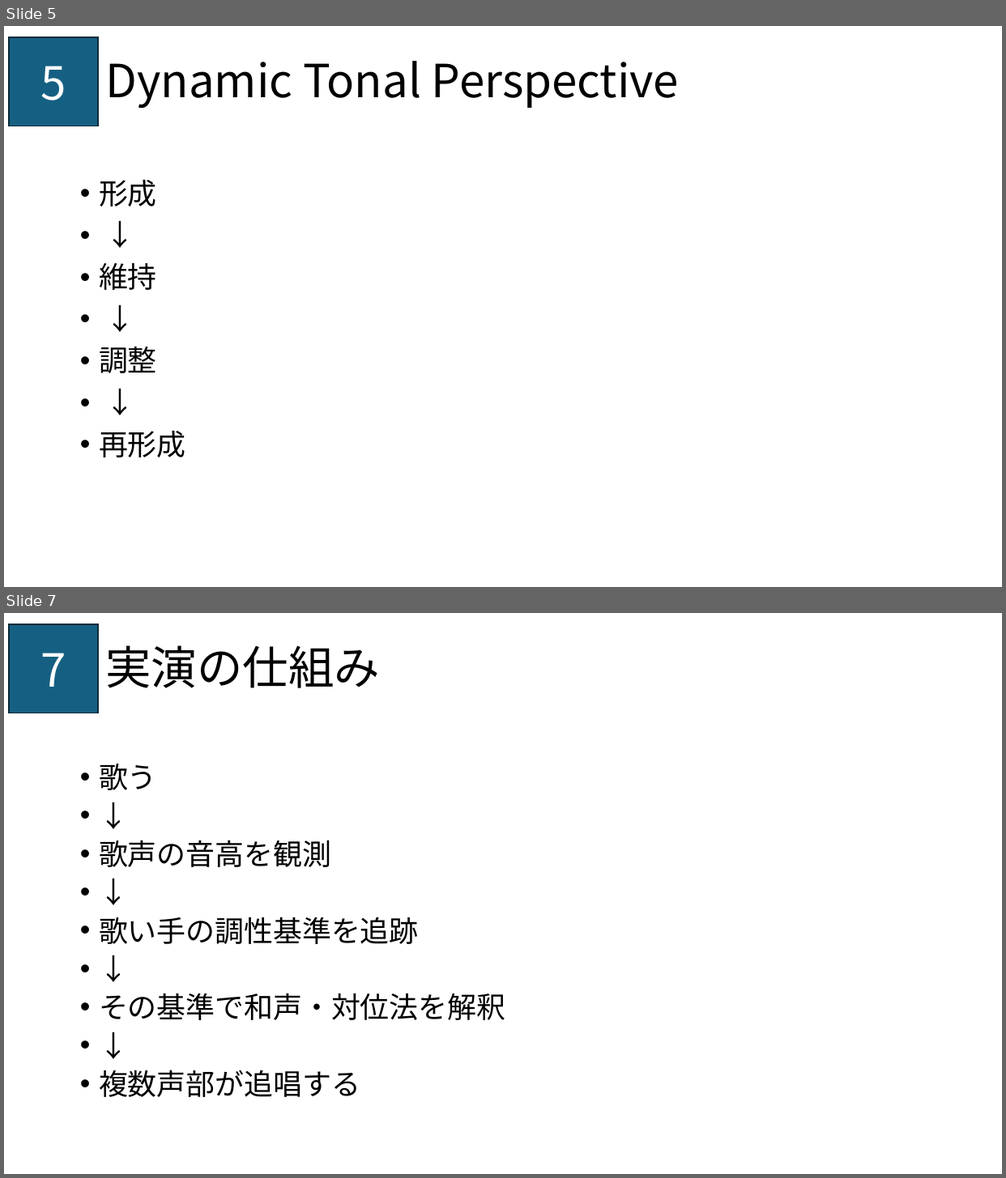
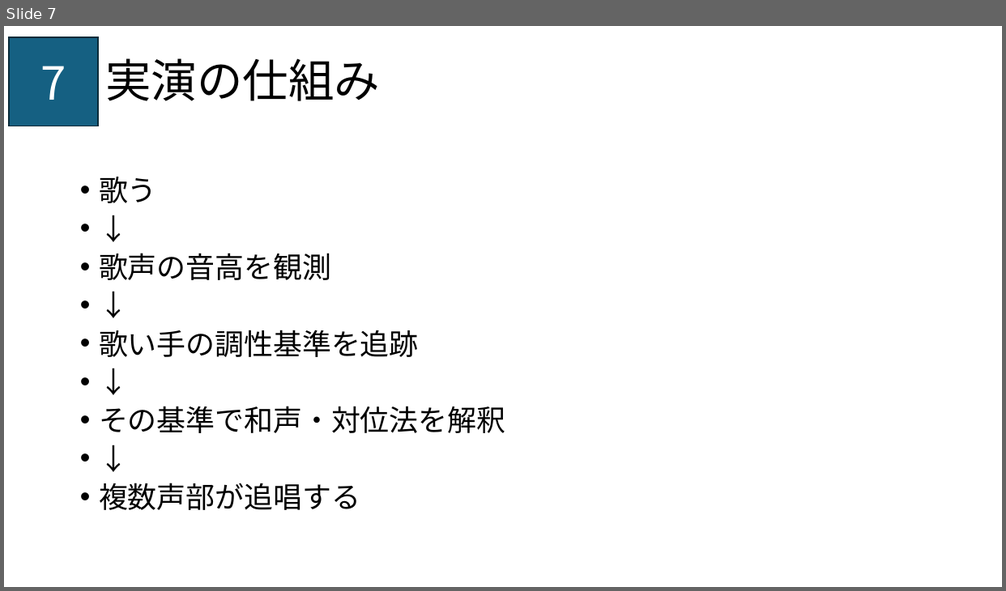
Before and after one commit to muse-studio/dynamic-tonal-perspective, a slide deck: mus147-DTP-hashida.pptx. Shown one above the other, each under a label of ours: slides 5 and 7 before the commit, slide 7 after it; the slides between them are not shown. The pictures are 1006x1178 and 1006x591 pixels, drawn with LibreOffice and Linux fonts; fonts in the diff are those of the drawing. Boxes give left, top, right and bottom in pixels: in the first picture for what was removed or moved away, otherwise in the second. Text is boxed around its words. In the diff, an @@ line names an element or a change of style, - is before the commit and + after.

```diff
--- a/mus147-DTP-hashida.pptx
+++ b/mus147-DTP-hashida.pptx
@@ slide 5 removed at (4,26,1002,587), background #FFFFFF; not listed: 1 template element that a slide beside it also shows @@
@@ title removed at (105,61,679,109) @@
-Dynamic Tonal Perspective
@@ text removed at (99,180,186,458) @@
-• 形成
-• ↓
-• 維持
-• ↓
-• 調整
-• ↓
-• 再形成
```
Also in this commit, not shown: 1 slide changed, 1 slide added.
